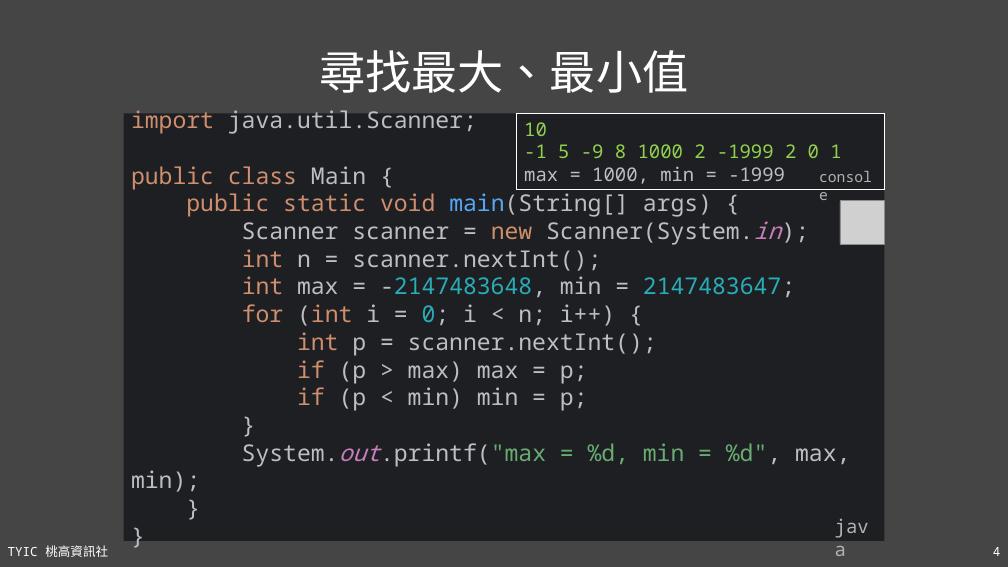
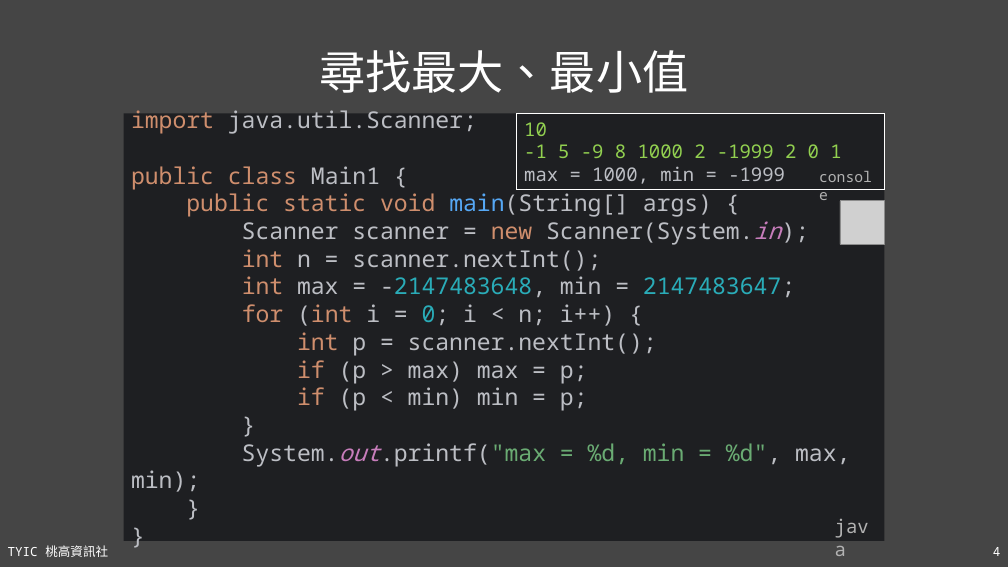
Before and after one commit to TYSHIC/slides, a slide deck: slide 4 of ppt/90_基礎資料結構與演算法.pptx. Drawn at 1008x567 pixels with LibreOffice and Linux fonts; fonts in the diff are those of the drawing; grey boxes stand for pictures. Boxes give left, top, right and bottom in pixels: in the first picture for what was removed or moved away, otherwise in the second. Text is boxed around its words. In the diff, an @@ line names an element or a change of style, - is before the commit and + after.

```diff
--- a/ppt/90_基礎資料結構與演算法.pptx
+++ b/ppt/90_基礎資料結構與演算法.pptx
@@ text in rectangle at box(131, 110, 850, 492): text changed @@
-import java.util.Scanner;
-public class Main {
-public static void main(String[] args) {
-Scanner scanner = new Scanner(System.in);
-int n = scanner.nextInt();
-int max = -2147483648, min = 2147483647;
-for (int i = 0; i < n; i++) {
-int p = scanner.nextInt();
-if (p > max) max = p;
-if (p < min) min = p;
-}
-System.out.printf("max = %d, min = %d", max, min);
-}
-}
+import java.util.Scanner;
+public class Main1 {
+public static void main(String[] args) {
+Scanner scanner = new Scanner(System.in);
+int n = scanner.nextInt();
+int max = -2147483648, min = 2147483647;
+for (int i = 0; i < n; i++) {
+int p = scanner.nextInt();
+if (p > max) max = p;
+if (p < min) min = p;
+}
+System.out.printf("max = %d, min = %d", max, min);
+}
+}
```
Also in this commit, not shown: 2 other slides changed, 7 slides added, 10 other files.
